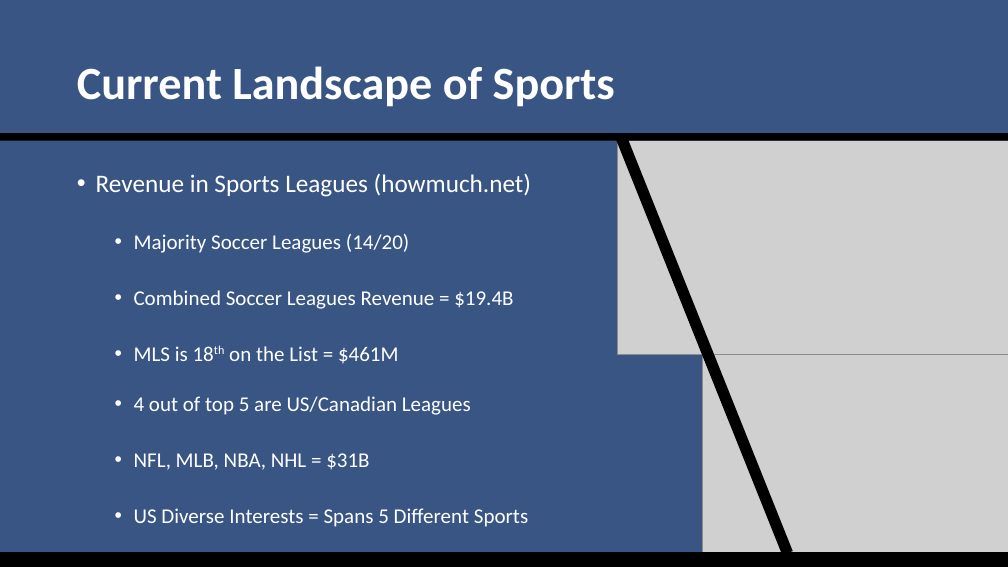
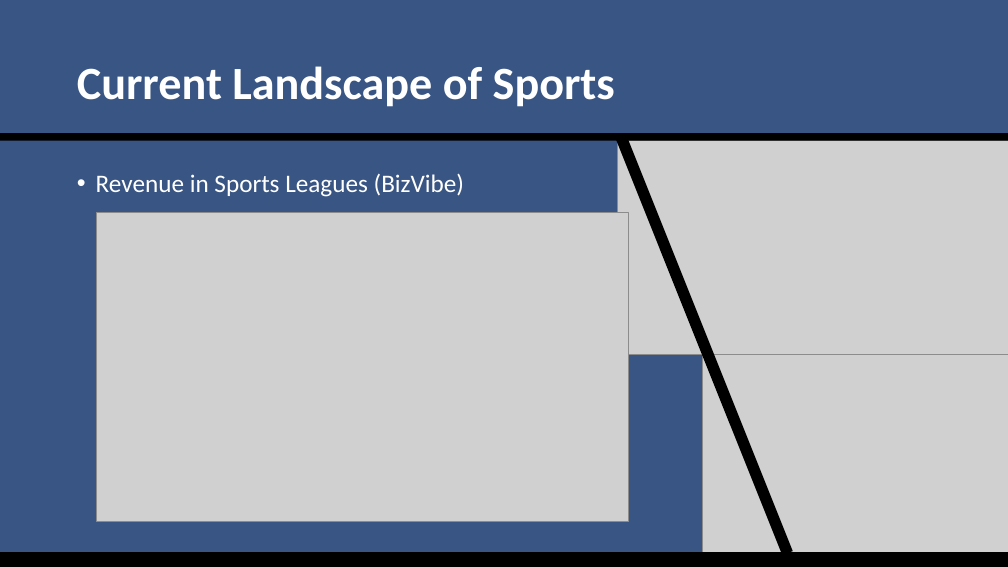
Before and after one commit to SuperMarioGiacomazzo/STOR538_WEBSITE, a slide deck: slide 15 of Slides/Sports Analytics 1/Sports_Analytics_1_Lecture.pptx (slide 13 before the commit). Drawn at 1008x567 pixels with LibreOffice and Linux fonts; fonts in the diff are those of the drawing; grey boxes stand for pictures. Boxes give left, top, right and bottom in pixels: in the first picture for what was removed or moved away, otherwise in the second. Text is boxed around its words. In the diff, an @@ line names an element or a change of style, - is before the commit and + after.

```diff
--- a/Slides/Sports Analytics 1/Sports_Analytics_1_Lecture.pptx
+++ b/Slides/Sports Analytics 1/Sports_Analytics_1_Lecture.pptx
@@ text at (x1=96, y1=173, x2=465, y2=197): text changed; size 20 to 24 pt @@
-• Revenue in Sports Leagues (howmuch.net)
-  • Majority Soccer Leagues (14/20)
-  • Combined Soccer Leagues Revenue = $19.4B
-  • MLS is 18th on the List = $461M
-  • 4 out of top 5 are US/Canadian Leagues
-  • NFL, MLB, NBA, NHL = $31B
-  • US Diverse Interests = Spans 5 Different Sports
+• Revenue in Sports Leagues (BizVibe)
@@ picture added at (x1=97, y1=212, x2=629, y2=522) @@
```
Also in this commit, not shown: 4 other slides changed, 5 slides added, 7 other files.
